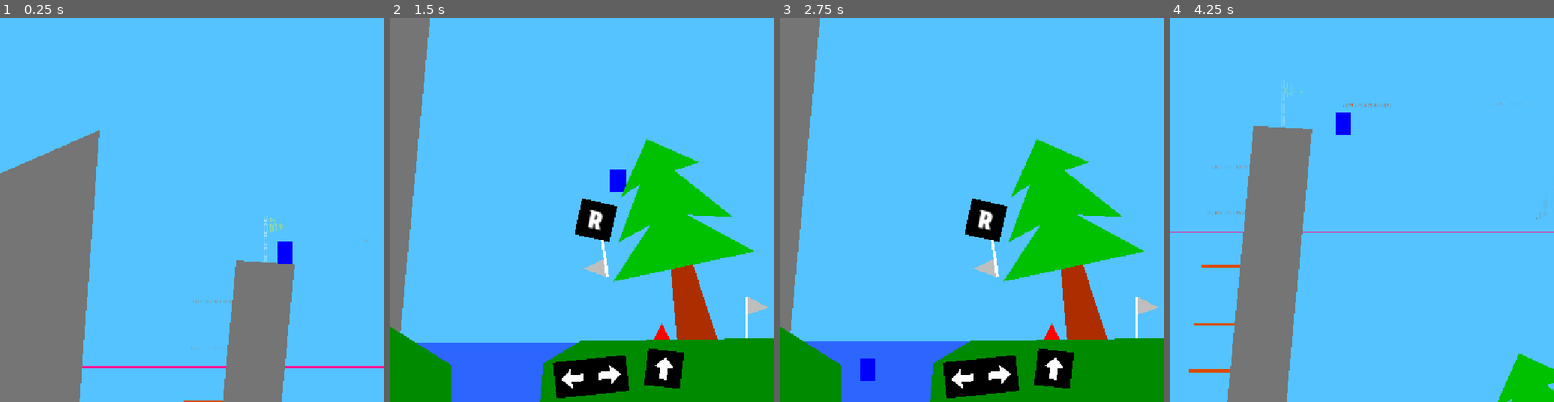
Above: before the commit, frames 1-4 (left to right).
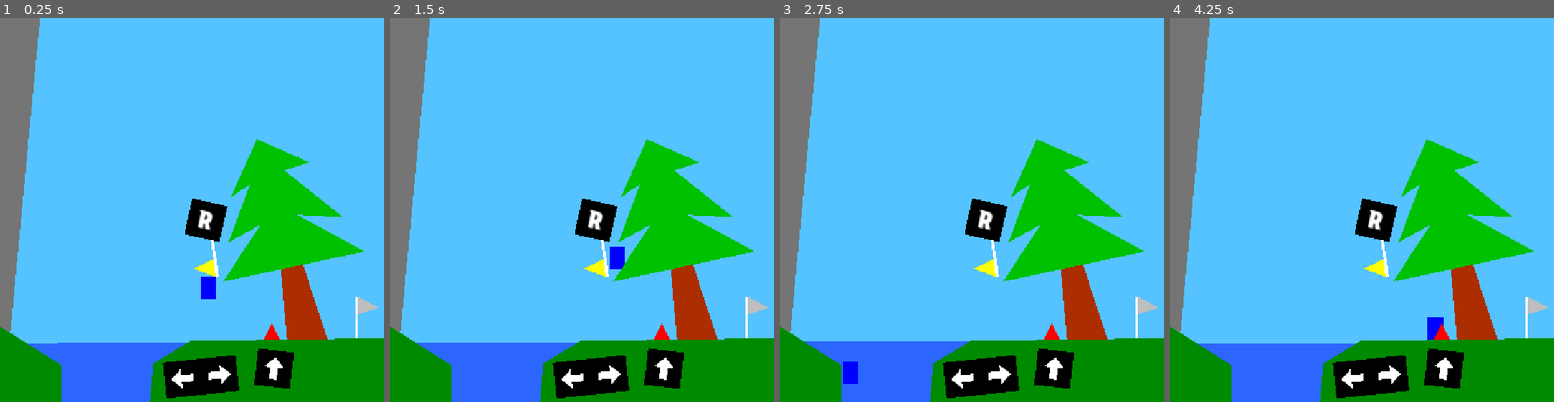
Above: after the commit, the same moments.

Repository: xorblo-doitus/OOB
Game: Godot game, scene res://src/gameplay/world/world.tscn
Two runs of this game, one before a commit and one after it. Both use one fixed random seed, a clock stepped at 60 frames per second and the inputs below.
Inputs:
- Up to frame 1 (0.25 s): no input
- Up to frame 2 (1.5 s): hold D (right) from 0.53 s (still down); tap Space (jump) at 0.77 s
- Up to frame 3 (2.75 s): tap Space (jump) at 1.52 s; release D (right) at 2.03 s; hold Left (left) from 2.03 s (still down)
- Up to frame 4 (4.25 s): release Left (left) at 2.78 s; hold D (right) from 2.78 s (still down); tap Space (jump) at 3.02, 3.77 s

The runs differ from the first frame. In frame 1, 41% of the frame differs, in the area x 0-100%, y 0-100%; in frame 2, 0.6%; in frame 3, 0.6%; in frame 4, 40%.

Commit message:
Fix player starting position

Diff:
--- a/src/gameplay/world/world.tscn
+++ b/src/gameplay/world/world.tscn
@@ -111,7 +111,7 @@
 [node name="Player" parent="." instance=ExtResource("2_enicr")]
 unique_name_in_owner = true
 z_index = -64
-position = Vector2(53, -178)
+position = Vector2(277, 326)
 
 [node name="Camera2D" type="Camera2D" parent="."]
 unique_name_in_owner = true
